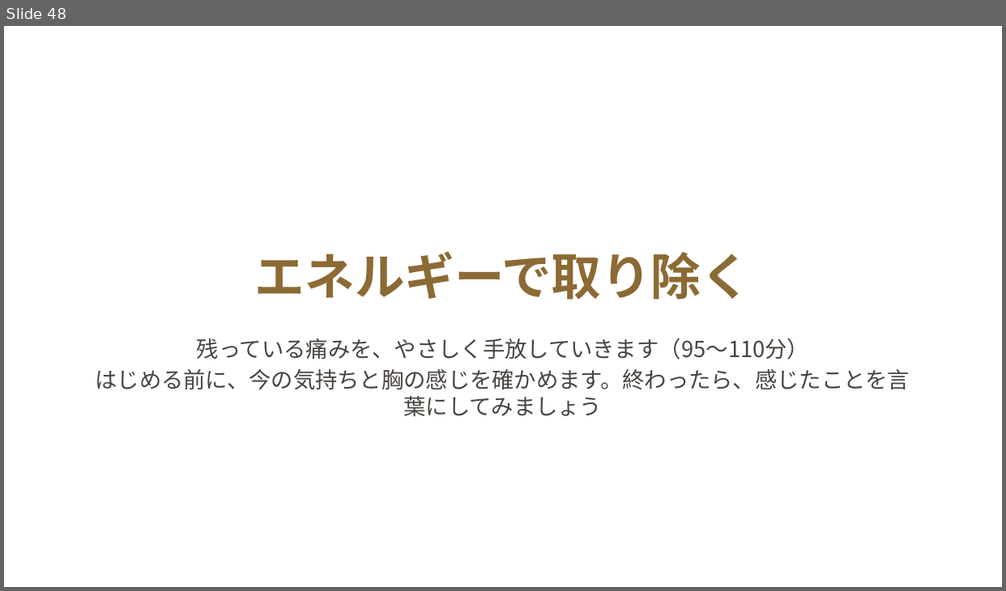
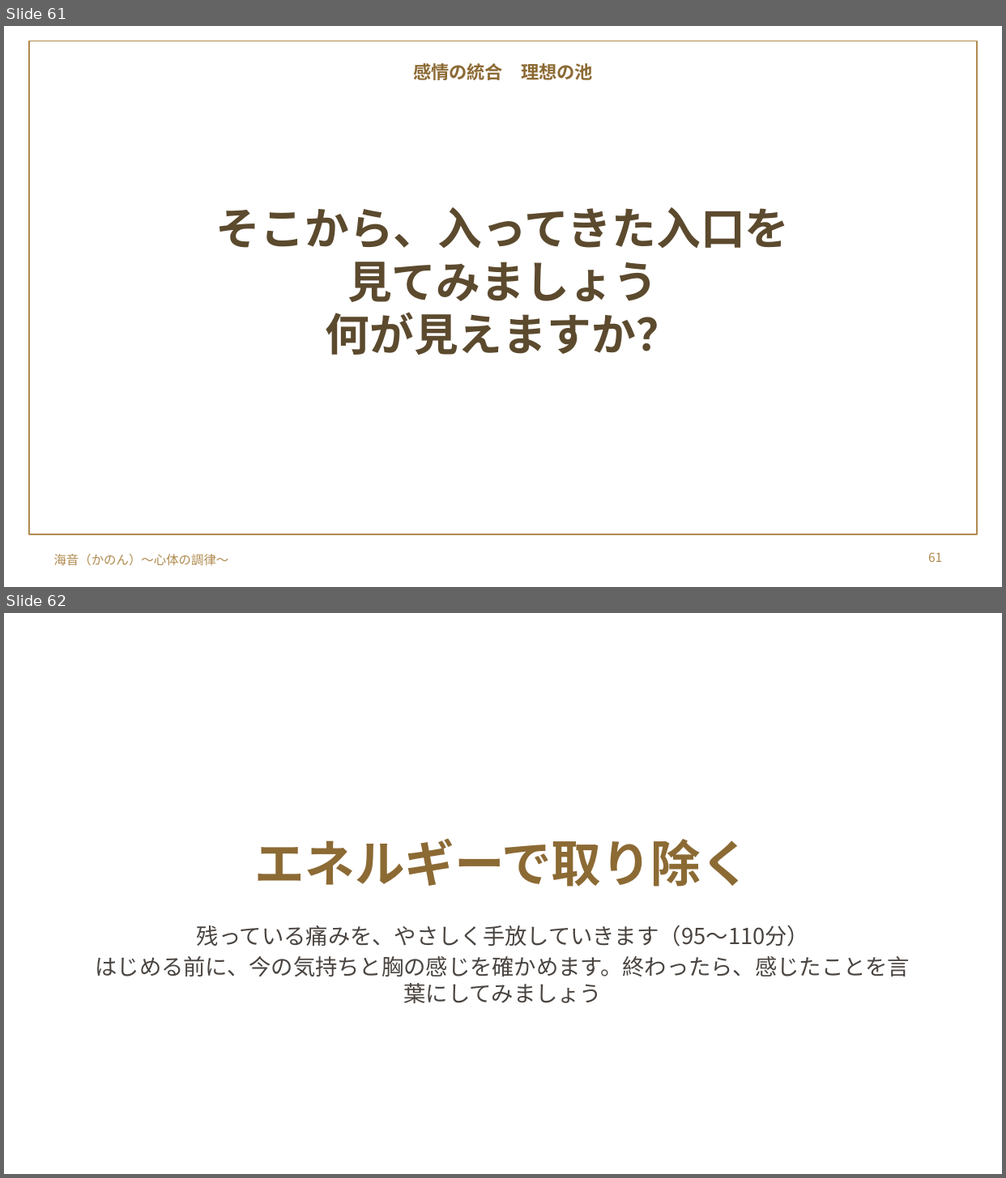
Before and after one commit to y-takahashi-cmd/MyBrain, a slide deck: 20_Projects/海音_心体の調律/タマラ/髙瀨三由紀さん/20261102_髙瀨三由紀さん_胸の奥の痛みをほどく単発セッション.pptx. Shown one above the other, each under a label of ours: slide 48 before the commit, slides 61 and 62 after it. The pictures are 1006x591 and 1006x1178 pixels, drawn with LibreOffice and Linux fonts; fonts in the diff are those of the drawing; background and template pictures are left out. Boxes give left, top, right and bottom in pixels: in the first picture for what was removed or moved away, otherwise in the second. Text is boxed around its words. In the diff, an @@ line names an element or a change of style, - is before the commit and + after.

```diff
--- a/20_Projects/海音_心体の調律/タマラ/髙瀨三由紀さん/20261102_髙瀨三由紀さん_胸の奥の痛みをほどく単発セッション.pptx
+++ b/20_Projects/海音_心体の調律/タマラ/髙瀨三由紀さん/20261102_髙瀨三由紀さん_胸の奥の痛みをほどく単発セッション.pptx
@@ slide 61 added at box(4, 26, 1002, 587), background picture (left out) @@
@@ rectangle added at box(29, 41, 977, 535), outline #B08A4E 1 pt @@
@@ text added at box(413, 63, 593, 80), 13 pt, text #8C6A34, bold @@
+感情の統合 理想の池
@@ title added at box(216, 207, 790, 355), 32 pt, text #5C4A2E, bold @@
+そこから、入ってきた入口を
+見てみましょう
+何が見えますか？
@@ text added at box(54, 554, 229, 566), 9 pt, text #B08A4E @@
+海音（かのん）〜心体の調律〜
@@ page number added at box(928, 552, 942, 562), 9 pt, text #B08A4E @@
+61
@@ what was slide 48 is now slide 62 @@
```
Also in this commit, not shown: 2 slides changed, 13 other slides added, 1 other file.
